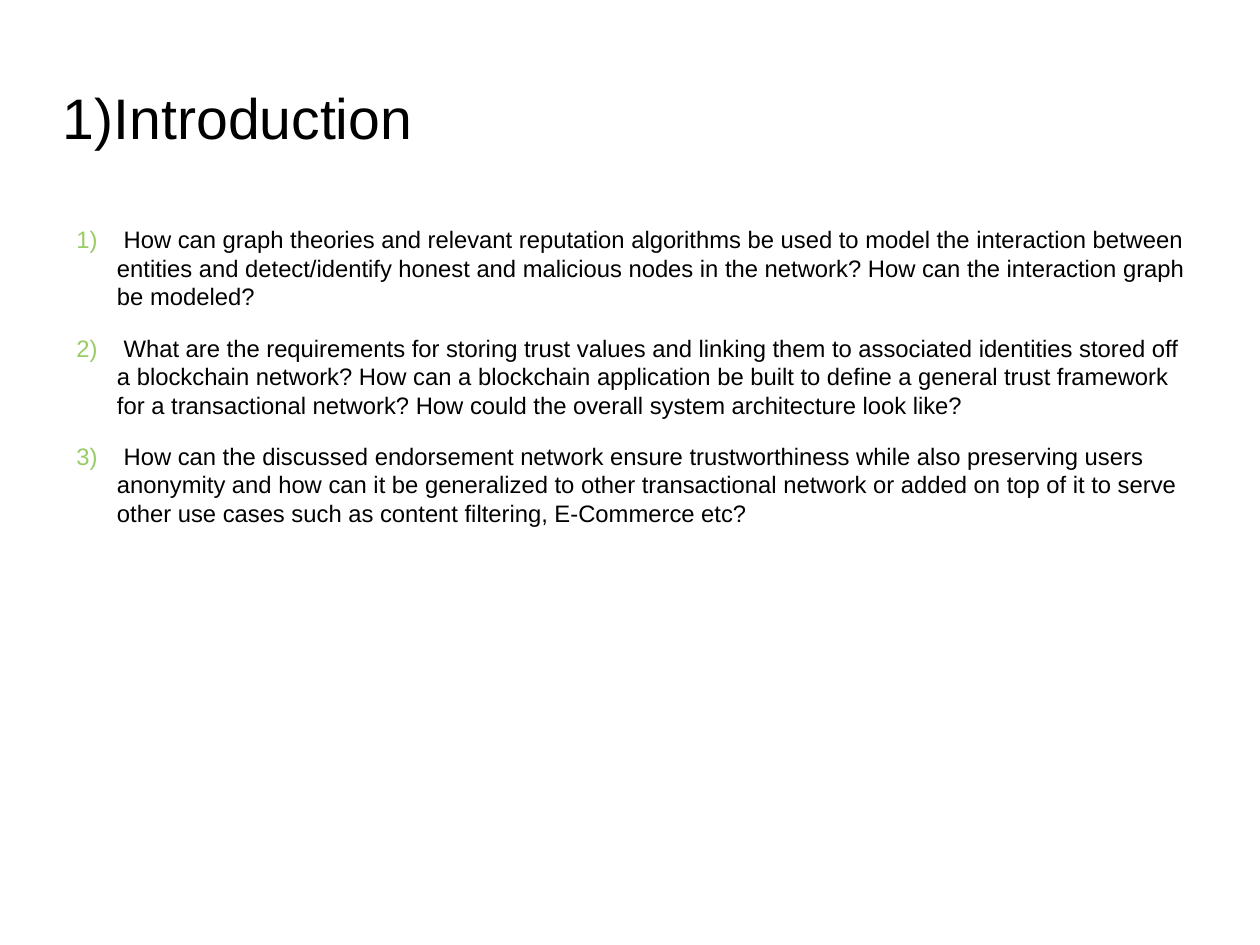
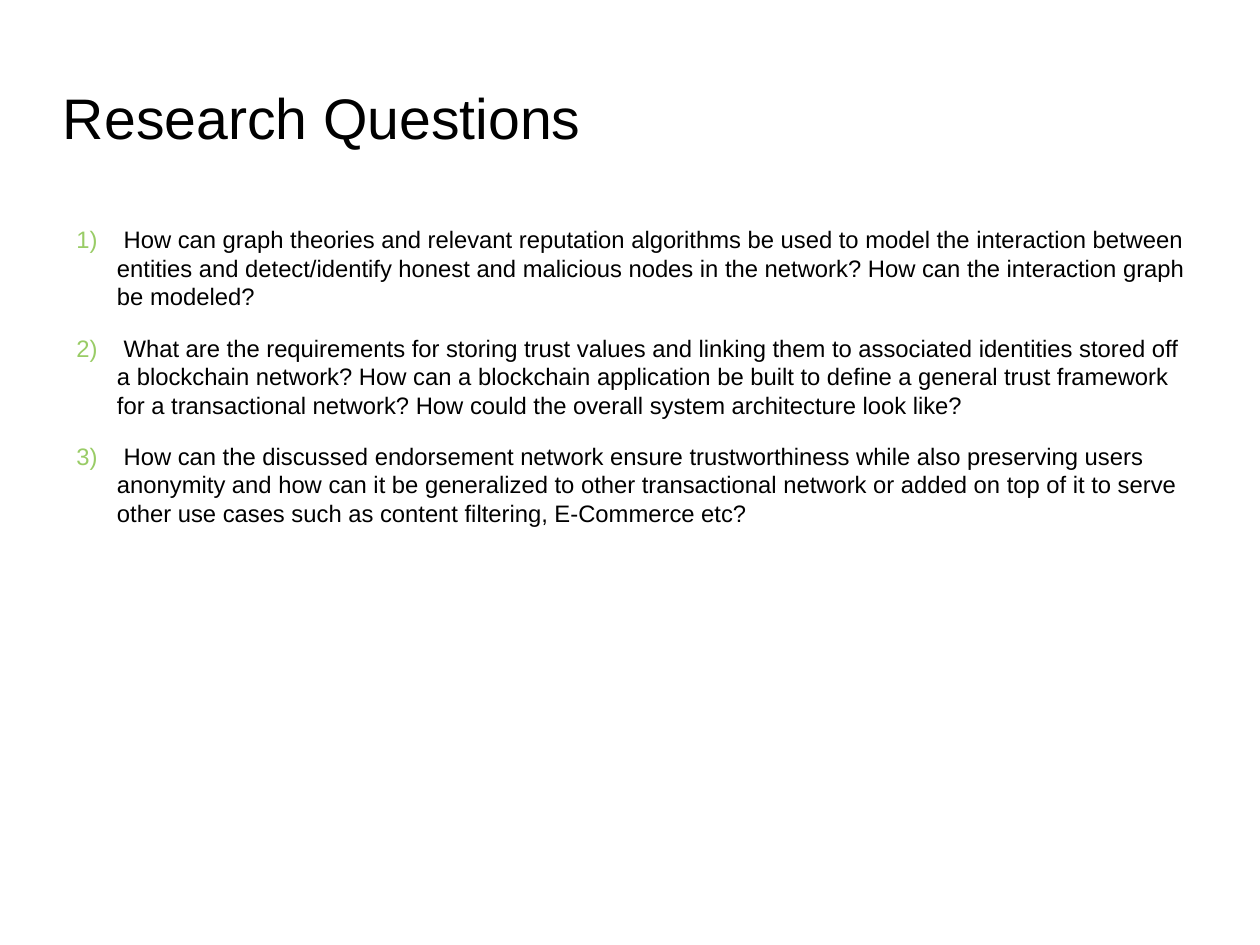
Before and after one commit to s2-t2/blockchain_reputation_system, a slide deck: slide 3 of documents/Presentation/Presentation.odp. Drawn at 1260x945 pixels with LibreOffice and Linux fonts; fonts in the diff are those of the drawing; background and template pictures are left out. Boxes give left, top, right and bottom in pixels: in the first picture for what was removed or moved away, otherwise in the second. Text is boxed around its words. In the diff, an @@ line names an element or a change of style, - is before the commit and + after.

```diff
--- a/documents/Presentation/Presentation.odp
+++ b/documents/Presentation/Presentation.odp
@@ title at (63, 97, 580, 150): text changed @@
-1)Introduction
+Research Questions
```
Also in this commit, not shown: 2 other slides changed, 3 other files.
